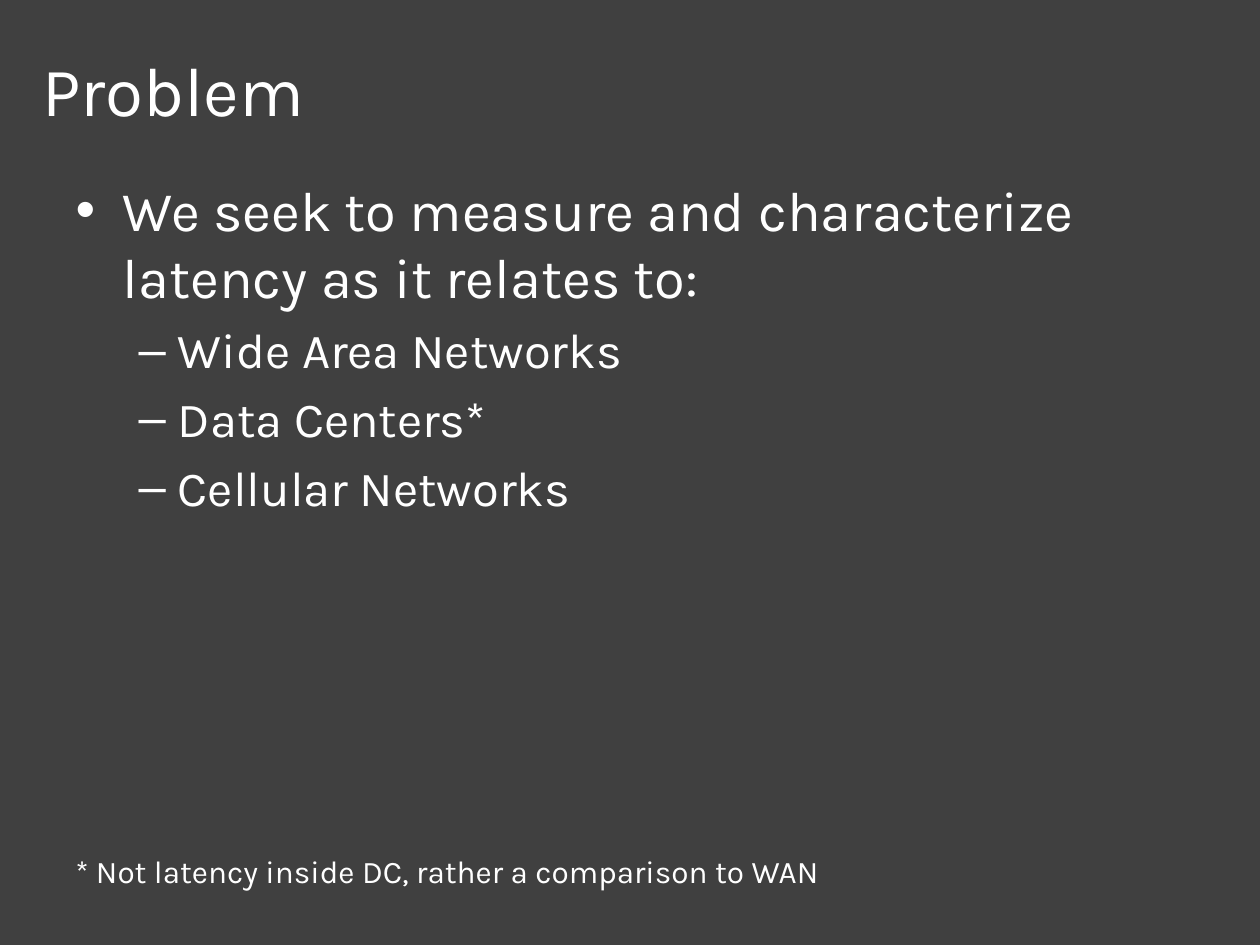
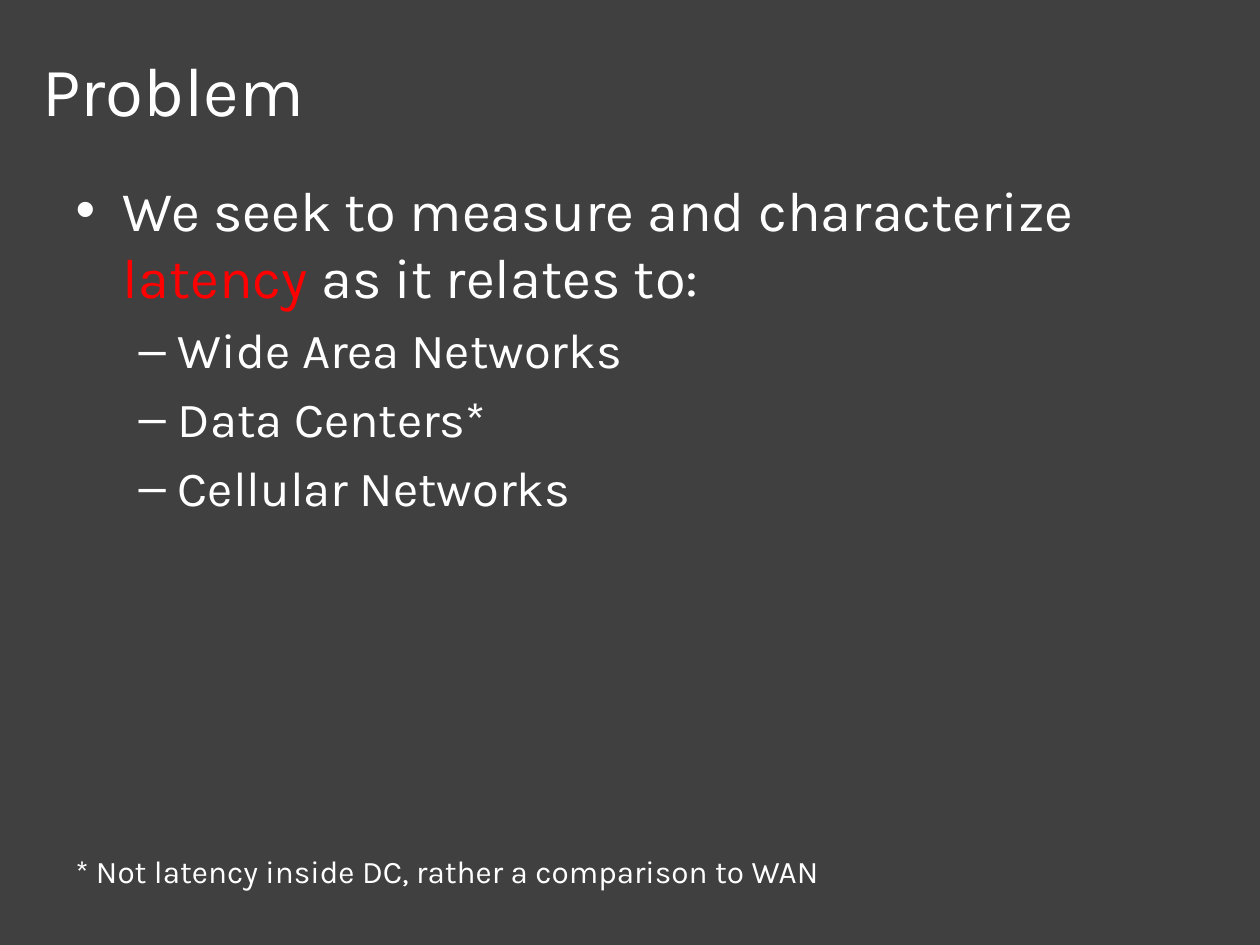
Before and after one commit to nebgnahz/CS268NetworkMeasurement, a slide deck: slide 2 of doc/MidTerm/MidTerm.pptx. Drawn at 1260x945 pixels with LibreOffice and Linux fonts; fonts in the diff are those of the drawing. Boxes give left, top, right and bottom in pixels: in the first picture for what was removed or moved away, otherwise in the second. Text is boxed around its words. In the diff, an @@ line names an element or a change of style, - is before the commit and + after.

```diff
--- a/doc/MidTerm/MidTerm.pptx
+++ b/doc/MidTerm/MidTerm.pptx
@@ text at [123,192,1073,312]: text colour #FFFFFF to #FF0000 in "latency" @@
```
Also in this commit, not shown: 1 other slide changed.
